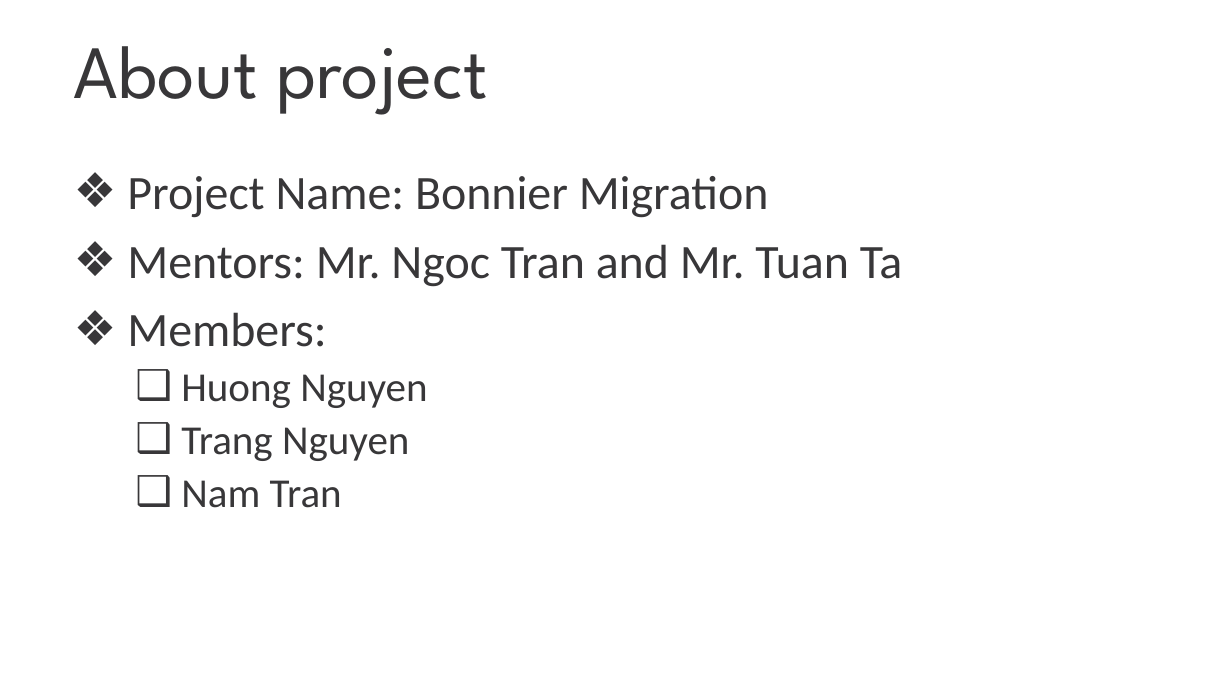
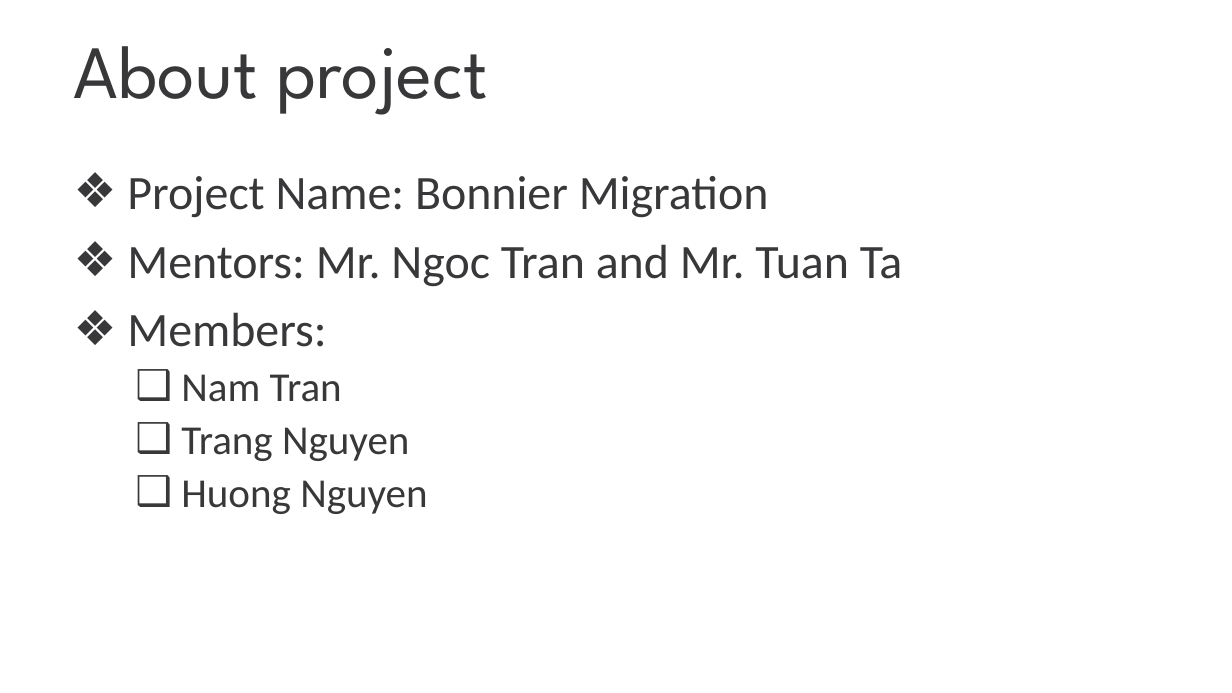
Before and after one commit to nam-tran-niteco/Wordpress-Demo, a slide deck: slide 5 of Wordpress Migration.pptx. Drawn at 1232x693 pixels with LibreOffice and Linux fonts; fonts in the diff are those of the drawing; background and template pictures are left out. Boxes give left, top, right and bottom in pixels: in the first picture for what was removed or moved away, otherwise in the second. Text is boxed around its words. In the diff, an @@ line names an element or a change of style, - is before the commit and + after.

```diff
--- a/Wordpress Migration.pptx
+++ b/Wordpress Migration.pptx
@@ text at bbox=[181, 374, 409, 461]: paragraphs added @@
+  ❑ Nam Tran
+  ❑ Trang Nguyen
@@ text at bbox=[181, 427, 409, 508]: paragraphs removed @@
-  ❑ Trang Nguyen
-  ❑ Nam Tran
```
Also in this commit, not shown: 6 other slides changed, 5 slides added, 41 slides removed.
